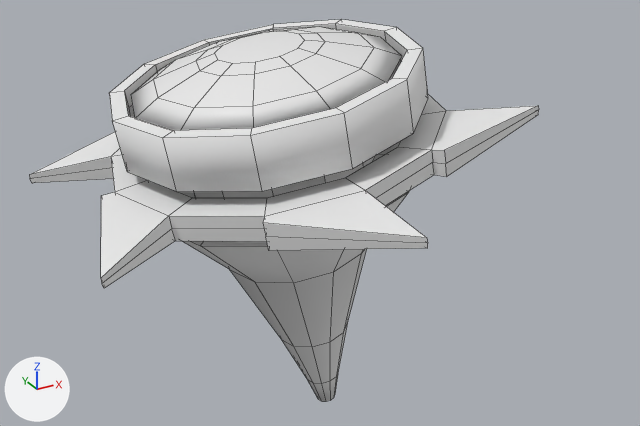
What one commit did to the FBX model Project_Gruppe5/Assets/Models/kreisler.fbx.
One viewpoint serves both versions: a camera (50 mm lens) standing at (-1.124, -2.003, 1.623) and looking at (-0.009, 0.025, 0.609). Lighting does not change. The marker at lower left points along +X, +Y and +Z. Mesh edges are drawn as thin lines. Where no turn or scale is listed for an object, it has been applied to the vertices.

The scene before the commit, as lines of its bpy script (objects in view):
```python
me_circle = bpy.data.meshes.new('Circle')
me_circle.from_pydata(...)  # 48 vertices, 38 faces; spans x -1.09..1.09, y -1.09..1.09, z -0.01..0.23
me_cube = bpy.data.meshes.new('Cube')
me_cube.from_pydata(...)  # 132 vertices, 122 faces; spans x -0.405..0.405, y -0.405..0.405, z 0.0..1.065
me_cube.materials.append(mat_material)  # white #e7e7e7
me_cube_002 = bpy.data.meshes.new('Cube.002')
me_cube_002.from_pydata(...)  # 97 vertices, 96 faces; spans x -0.592..0.592, y -0.684..0.684, z 0.329..0.892
me_cube_002.materials.append(mat_material)  # white #e7e7e7
ob_eye = bpy.data.objects.new('Eye', me_circle)
ob_eye.location = (-0.183, 0.0, 1.04)
ob_eye.rotation_euler = (0.0, -0.175, 0.0)  # degrees (0, -10, 0)
ob_eye.scale = (0.322, 0.322, 0.322)
ob_ring = bpy.data.objects.new('Ring', me_cube_002)
ob_ring.location = (0.0, 0.0, 0.0)
ob_ring.rotation_euler = (0.0, -0.175, 0.0)  # degrees (0, -10, 0)
ob_spindel = bpy.data.objects.new('Spindel', me_cube)
ob_spindel.location = (0.0, 0.0, 0.0)
ob_spindel.rotation_euler = (0.0, -0.175, 0.0)  # degrees (0, -10, 0)
```
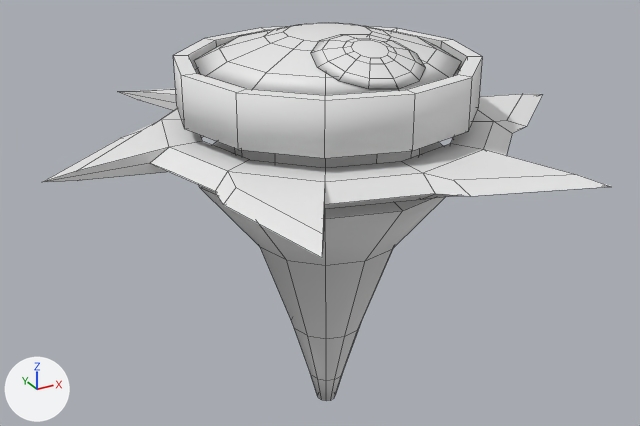
What changed in the scene script:
```text
Change me_cube_002:
    used by ob_ring; location = (0.0, 0.0, 0.0); rotation_euler = (0.0, -0.175, 0.0), in degrees (0, -10, 0)
    remove me_cube_002.from_pydata(...)  # 97 vertices, 96 faces; spans x -0.592..0.592, y -0.684..0.684, z 0.329..0.892
    add me_cube_002.from_pydata(...)  # 97 vertices, 96 faces; spans x -0.661..0.661, y -0.763..0.763, z 0.329..0.89
    me_cube_002 part 1: 36 of 97 vertices moved; they spanned x -0.592..0.592, y -0.684..0.684, z 0.822..0.892 and now span x -0.661..0.661, y -0.763..0.763, z 0.838..0.876; mean shift (0.0, 0.0, 0.0); largest move (0.481, 0.0, 0.857) -> (0.55, 0.062, 0.857)
    me_cube_002 part 2: edges marked sharp go from 156 to 162
Add me_circle_001:
    me_circle_001.from_pydata(...)  # 48 vertices, 38 faces; spans x -0.141..0.141, y -0.136..0.137, z -0.038..0.041
Change ob_ring:
    ob_ring.rotation_euler: (0.0, -0.175, 0.0) -> (0.0, 0.0, 1.571)  # degrees (0, -10, 0) -> degrees (0, 0, 90)
Change ob_eye:
    ob_eye.location: (-0.183, 0.0, 1.04) -> (0.0, 0.0, 1.056)
    ob_eye.rotation_euler: (0.0, -0.175, 0.0) -> (0.0, 0.0, 1.571)  # degrees (0, -10, 0) -> degrees (0, 0, 90)
Change ob_spindel:
    ob_spindel.rotation_euler: (0.0, -0.175, 0.0) -> (0.0, 0.0, 1.571)  # degrees (0, -10, 0) -> degrees (0, 0, 90)
Add ob_irismesh:
    ob_irismesh = bpy.data.objects.new('IrisMesh', me_circle_001)
    ob_irismesh.location = (0.0, -0.203, 1.099)
```

Pixel boxes [x1, y1, x2, y2] of what changed, in the pictures (640 x 426 px; the box of a moved part takes in the faces that stretch with it):
'Spindel', turned
    before: [109, 19, 428, 401]
    after: [173, 26, 483, 401]
'Ring', reshaped, shading changed, turned
    before: [29, 95, 539, 288]
    after: [43, 88, 612, 258]
'Eye', moved, turned
    before: [131, 27, 402, 130]
    after: [194, 23, 461, 95]
'IrisMesh', added
    after: [311, 35, 426, 89]
part 1 of me_cube_002, moved or reshaped
    before: [29, 106, 539, 288]
    after: [43, 88, 612, 258]
part 2 of me_cube_002, shading changed
    before: [111, 95, 446, 216]
    after: [162, 109, 494, 182]
